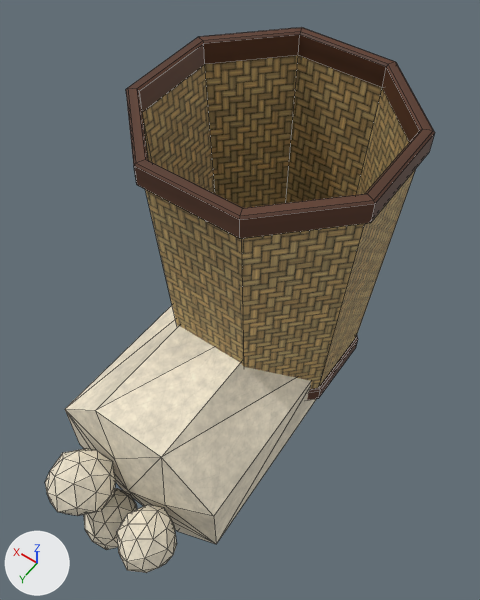
Renders of the FBX model unity-client/Assets/Art/JapaneseRoom/22B_Papelera.fbx from each side of a commit.
Rendered twice from a 50 mm camera at (-0.265, 0.426, 0.703) aimed at (-0.008, 0.066, 0.137). Lighting does not change. The marker at lower left points along +X, +Y and +Z. The older version comes first. Mesh edges are drawn as thin lines.

Objects in the first picture: 'SM_22B_Papelera', 'SM_22B_Papeles'.
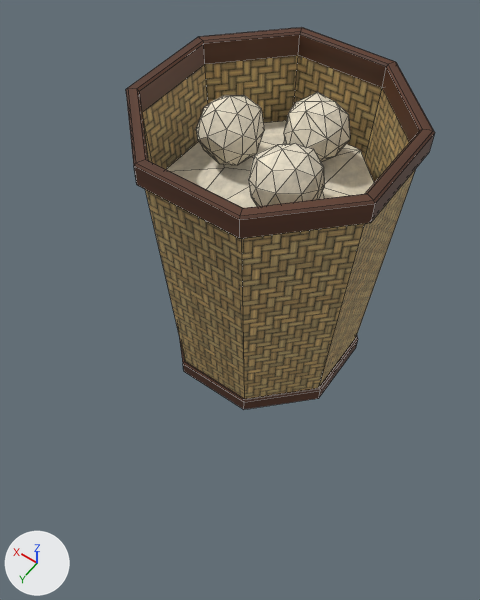
Location of each change, [x1, y1, x2, y2] in pixels of the pictures (480 x 600 px):
'SM_22B_Papeles', turned
    before: [45, 306, 316, 573]
    after: [166, 92, 374, 208]

Edits to the bpy script that builds the scene:
```text
Change ob_sm_22b_papeles:
    ob_sm_22b_papeles.rotation_euler: (1.571, 0.0, -3.142) -> (0.0, 0.0, 0.0)  # degrees (90, 0, -180) -> degrees (0, 0, 0)
```
